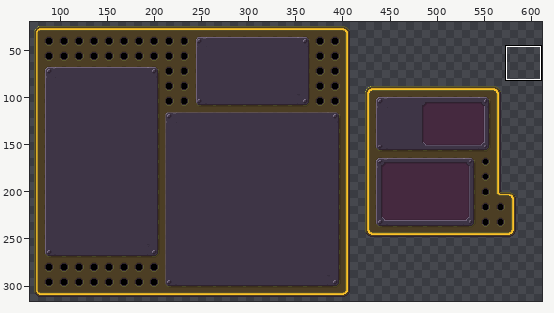
One commit to this pixel-art file: ref/equip.ase. Above: a wide view before the commit, with the close-up outlined.
Close-up. Before the edit:
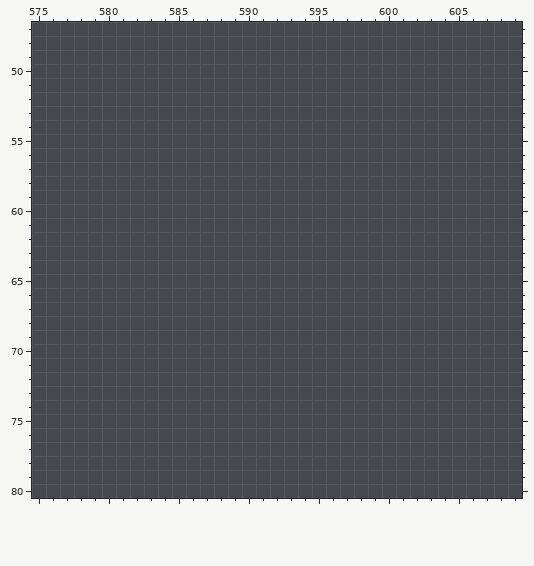
624x336 pixels, 1 frame. Colours within 5 levels of each other are drawn and written as one. Shown: x 575..609, y 47..80. The wide view leaves out empty margins. The commit also changed other parts of the picture, which this record leaves out.
The same view after the edit:
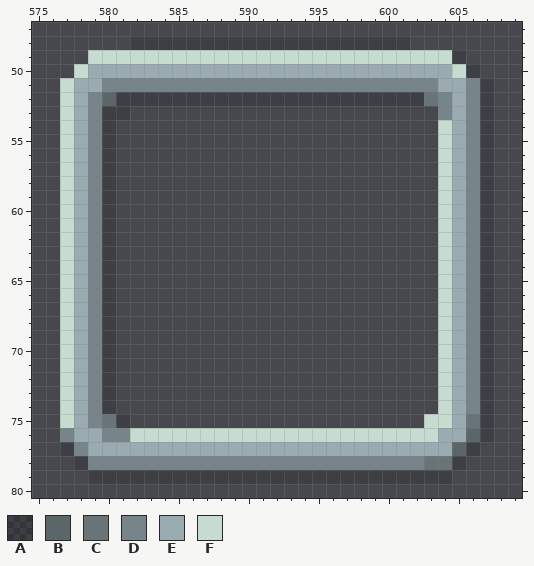
Palette (. is transparent): A #00000020  B #5c6669  C #697478  D #778489  E #9babb2  F #c7dcd0
From old to new:
layer "fg2" now shown
Layer "fg2":
There is now colour A in row 48 at x 582 to 601; in row 49 at x 605; in row 50 at x 606; in row 51 at x 607; in row 52 at x 581 to 602 and 607; in row 53 at x 580 to 581 and 607.
There is now colour A in rows 54 to 74 at x 580 and 607; in row 75 at x 581 and 607; in row 76 at x 607; in row 77 at x 577 and 606; in row 78 at x 578 and 605; in row 79 at x 579 to 604.
There is now colour B in row 52 at x 580; in row 76 at x 606; in row 77 at x 605.
There is now colour C in row 52 at x 603; in row 75 at x 580 and 606; in row 78 at x 603 to 604.
There is now colour D in row 51 at x 580 to 603 and 606; in rows 52 to 53 at x 579, 604 and 606; in rows 54 to 74 at x 579 and 606; in row 75 at x 579; in row 76 at x 577 and 580 to 581; in row 77 at x 578.
There is now colour D in row 78 at x 579 to 602.
There is now colour E in row 50 at x 579 to 604; in row 51 at x 578 to 579 and 604 to 605; in rows 52 to 75 at x 578 and 605; in row 76 at x 578 to 579 and 604 to 605; in row 77 at x 579 to 604.
There is now colour F in row 49 at x 579 to 604; in row 50 at x 578 and 605; in rows 51 to 53 at x 577; in rows 54 to 74 at x 577 and 604; in row 75 at x 577 and 603 to 604; in row 76 at x 582 to 603.
